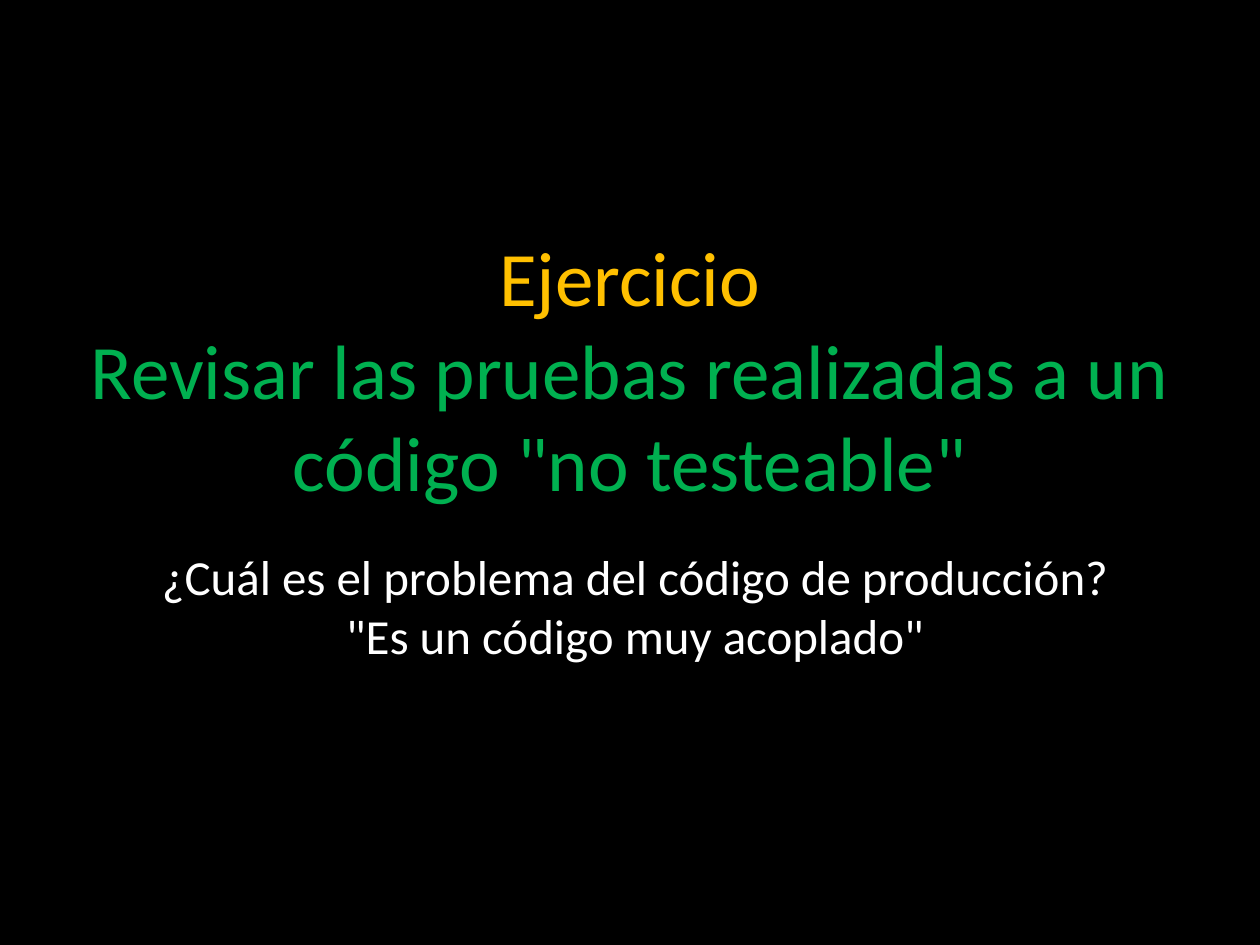
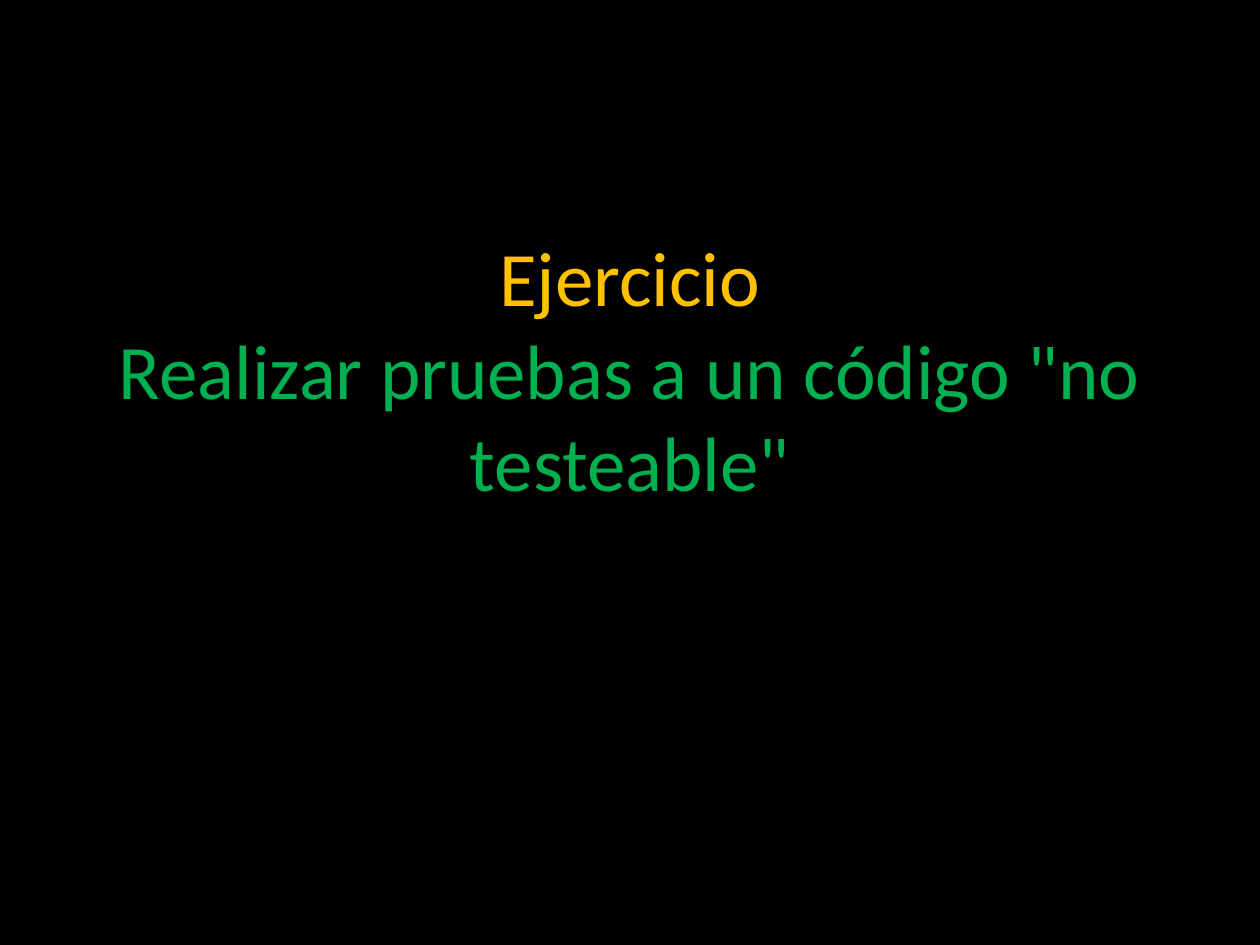
Before and after one commit to angelnunezsalazar/Test-Automation-Java, a slide deck: slide 4 of Diapositivas/2. Test Doubles.pptx. Drawn at 1260x945 pixels with LibreOffice and Linux fonts; fonts in the diff are those of the drawing; background and template pictures are left out. Boxes give left, top, right and bottom in pixels: in the first picture for what was removed or moved away, otherwise in the second. Text is boxed around its words. In the diff, an @@ line names an element or a change of style, - is before the commit and + after.

```diff
--- a/Diapositivas/2. Test Doubles.pptx
+++ b/Diapositivas/2. Test Doubles.pptx
@@ title at [119,253,1140,492]: text changed @@
-Ejercicio
-Revisar las pruebas realizadas a un código "no testeable"
+Ejercicio
+Realizar pruebas a un código "no testeable"
@@ text removed at [162,561,1108,663] @@
-¿Cuál es el problema del código de producción?
-"Es un código muy acoplado"
```
Also in this commit, not shown: 5 other slides changed, 21 other files.
